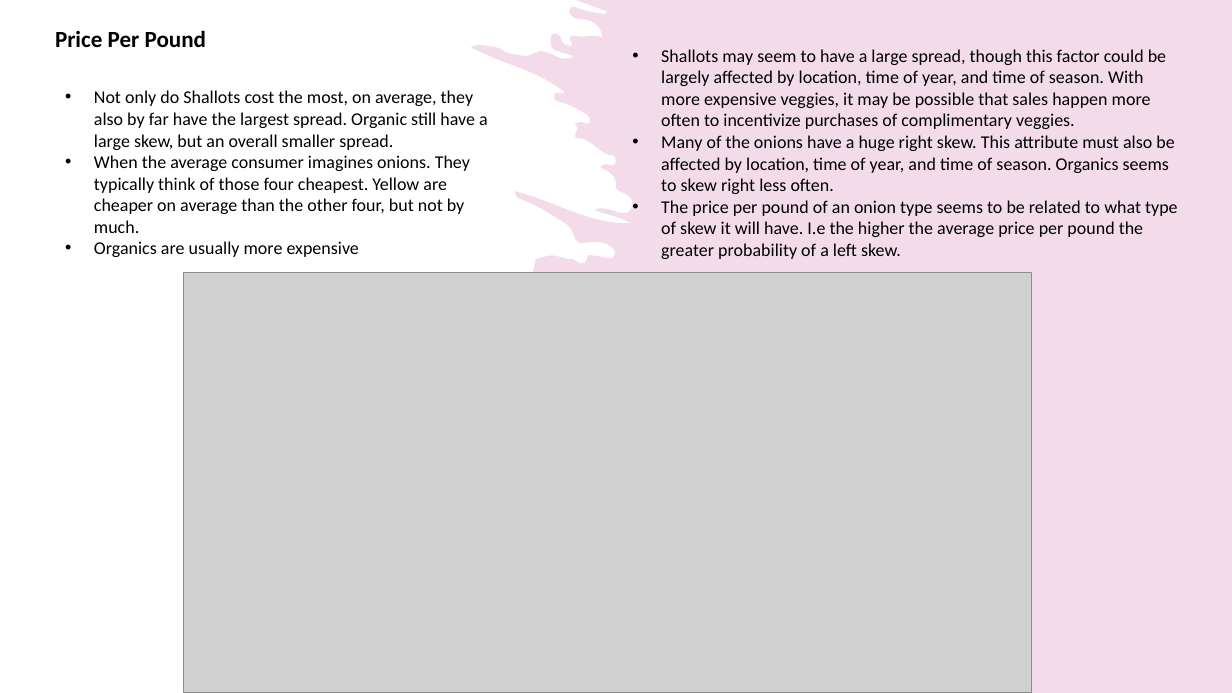
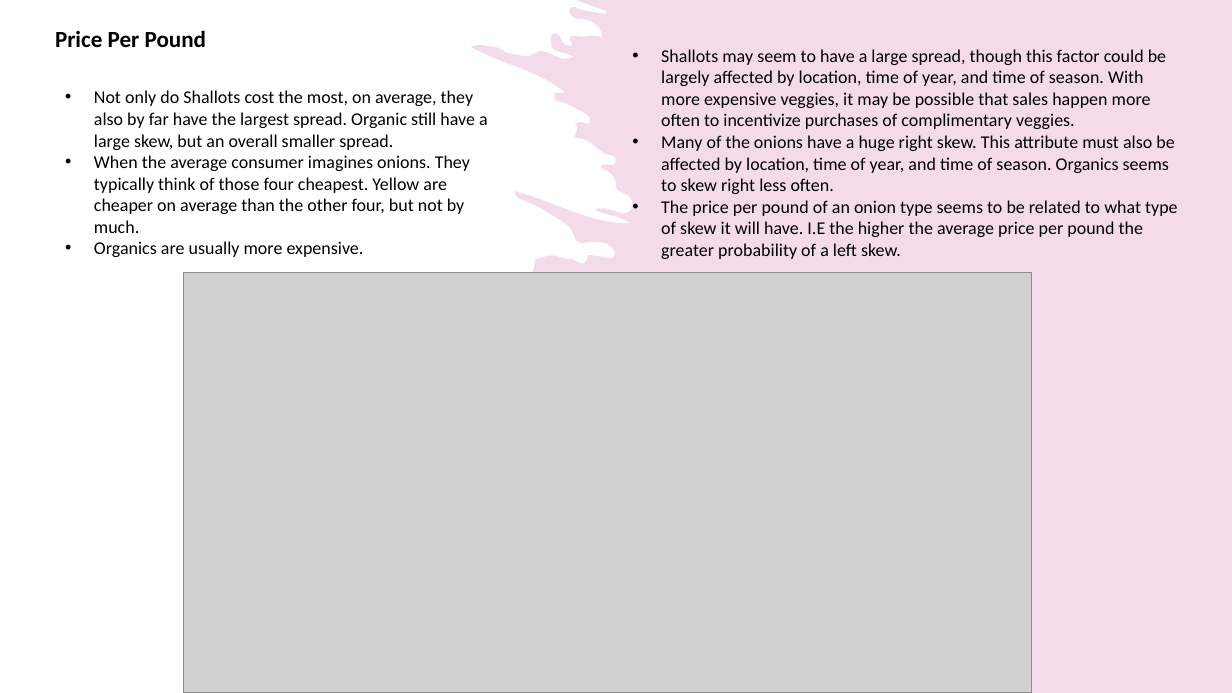
Before and after one commit to jashonnew/DSci-Actua-Rjunkie, a slide deck: slide 3 of Learn_inprogress/Onions.pptx. Drawn at 1232x693 pixels with LibreOffice and Linux fonts; fonts in the diff are those of the drawing; grey boxes stand for pictures. Boxes give left, top, right and bottom in pixels: in the first picture for what was removed or moved away, otherwise in the second. Text is boxed around its words. In the diff, an @@ line names an element or a change of style, - is before the commit and + after.

```diff
--- a/Learn_inprogress/Onions.pptx
+++ b/Learn_inprogress/Onions.pptx
@@ text at [661, 200, 1178, 259]: text changed @@
-• The price per pound of an onion type seems to be related to what type of skew it will have. I.e the higher the average price per pound the greater probability of a left skew.
+• The price per pound of an onion type seems to be related to what type of skew it will have. I.E the higher the average price per pound the greater probability of a left skew.
@@ text at [94, 241, 364, 257]: text changed @@
-• Organics are usually more expensive
+• Organics are usually more expensive.
```
Also in this commit, not shown: 2 other slides changed, 3 other files.
